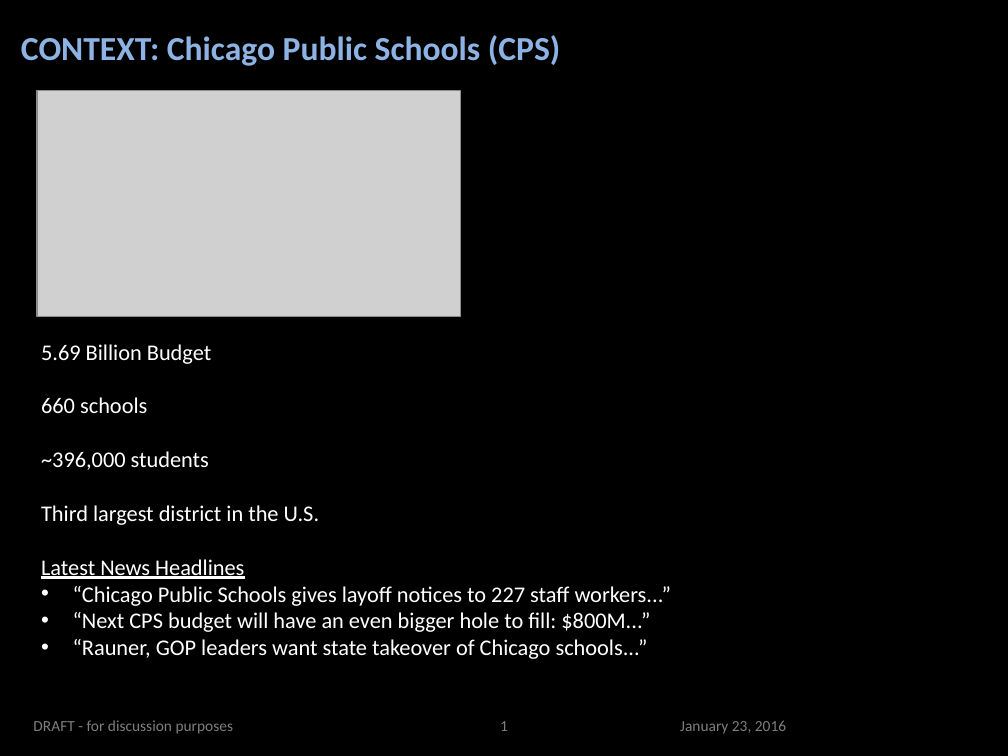
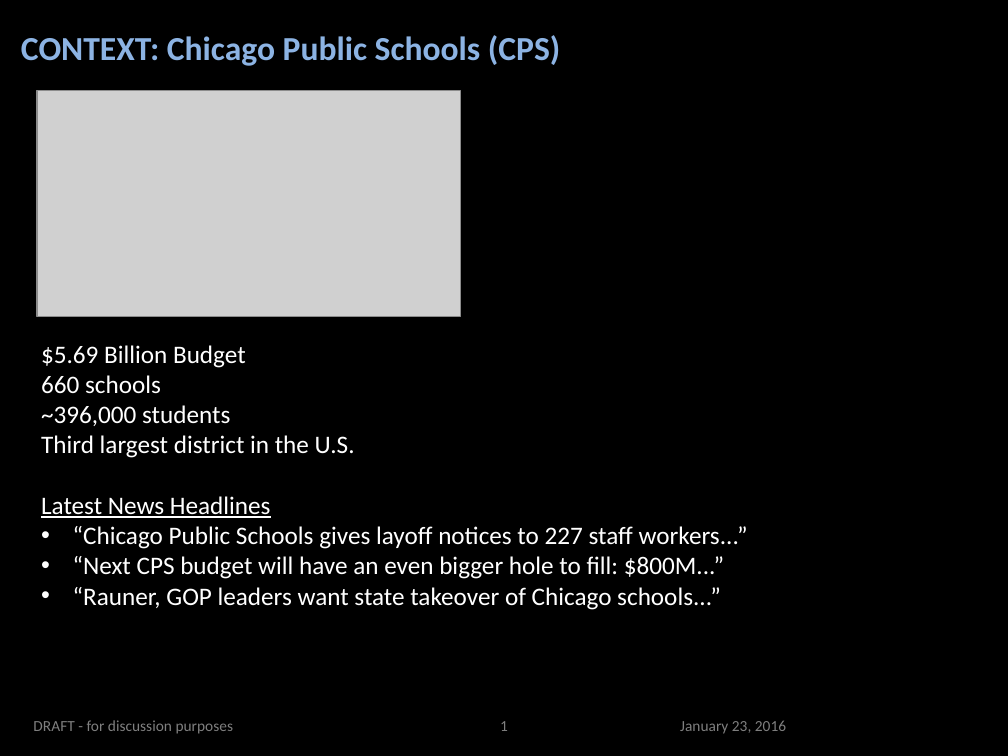
Before and after one commit to siruif/cs2project, a slide deck: slide 2 of Proposal/CAPP_CS Project Presentation_16-01-23.pptx. Drawn at 1008x756 pixels with LibreOffice and Linux fonts; fonts in the diff are those of the drawing; grey boxes stand for pictures; background and template pictures are left out. Boxes give left, top, right and bottom in pixels: in the first picture for what was removed or moved away, otherwise in the second. Text is boxed around its words. In the diff, an @@ line names an element or a change of style, - is before the commit and + after.

```diff
--- a/Proposal/CAPP_CS Project Presentation_16-01-23.pptx
+++ b/Proposal/CAPP_CS Project Presentation_16-01-23.pptx
@@ text at <box>41,345,246,368</box>: text changed; size 16 to 18 pt @@
-5.69 Billion Budget
+$5.69 Billion Budget
@@ text at <box>41,375,748,610</box>: size 16 to 18 pt @@
```
Also in this commit, not shown: 4 other slides changed.
